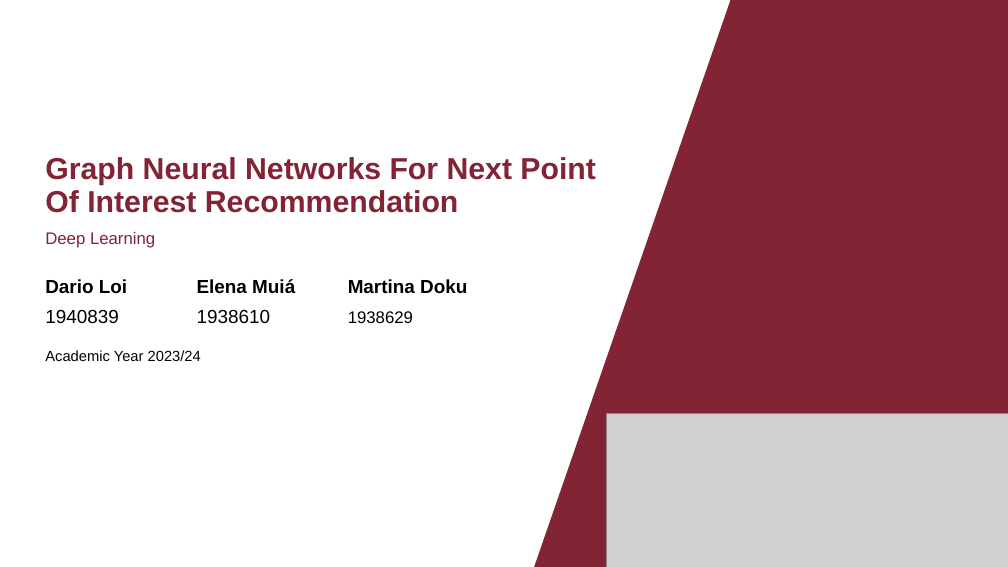
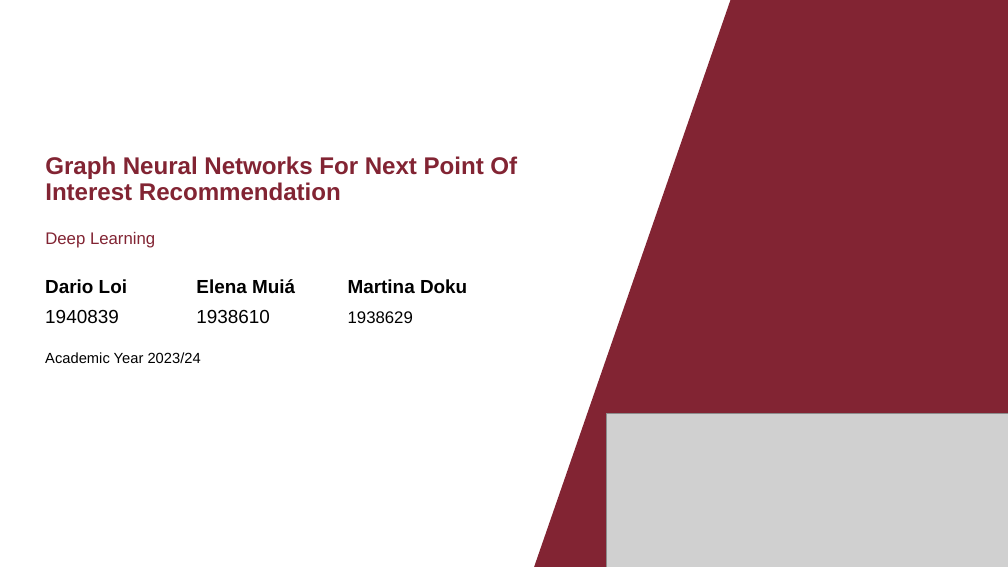
Before and after one commit to dario-loi/foursquare, a slide deck: slide 1 of presentation.pptm. Drawn at 1008x567 pixels with LibreOffice and Linux fonts; fonts in the diff are those of the drawing; grey boxes stand for pictures. Boxes give left, top, right and bottom in pixels: in the first picture for what was removed or moved away, otherwise in the second. Text is boxed around its words. In the diff, an @@ line names an element or a change of style, - is before the commit and + after.

```diff
--- a/presentation.pptm
+++ b/presentation.pptm
@@ freeform shape at (x1=535, y1=0, x2=1008, y2=567): outline redrawn @@
@@ title "Graph Neural Networks For Next ..." at (x1=45, y1=156, x2=517, y2=201): size 28.8 to 22.9 pt @@
@@ text "Academic Year 2023/24" at (x1=45, y1=352, x2=201, y2=363): line spacing 0.8 to 0.9 @@
```
Also in this commit, not shown: 13 other slides changed.
